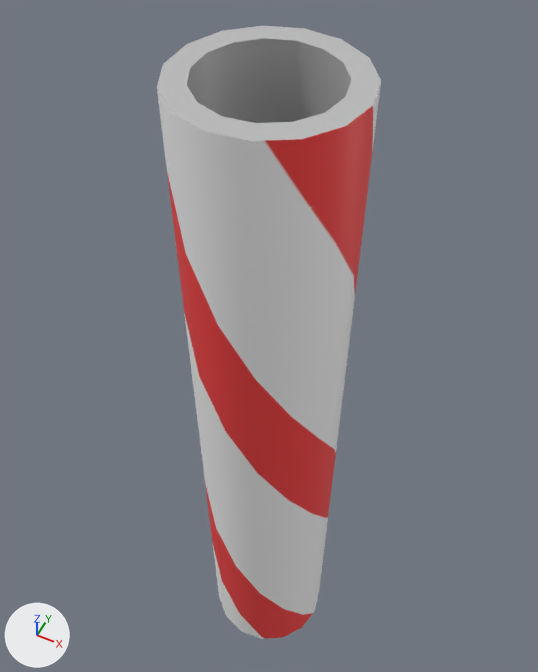
The FBX model Assets/3_Scena 3D/Meshes/Env/Props/SM_Straw.fbx: old version first, new version second.
The view is the same before and after, from a 50 mm lens placed at (0.226, -0.451, 1.179), pointed at (-0.037, 0.074, 0.523). The axes (+X, +Y, +Z) are drawn at lower left. The lights are the same throughout. Where no turn or scale is listed for an object, it has been applied to the vertices.

The first picture shows 'SM_Straw'.
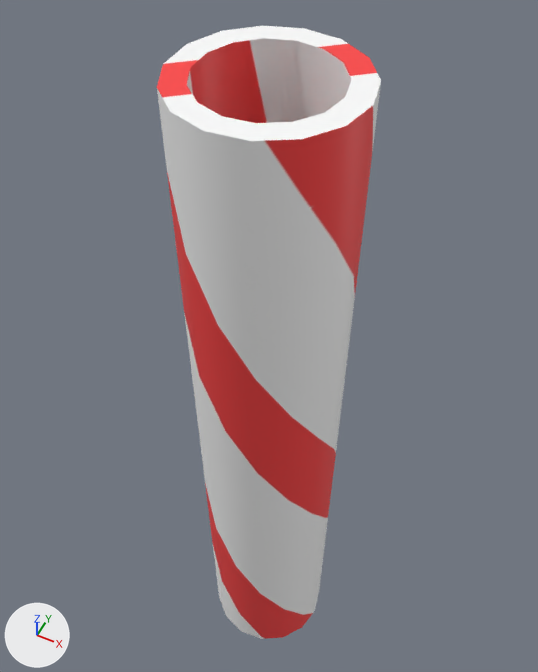
Changed parts and their boxes [x1, y1, x2, y2] in the pictures (538 x 672 px):
part 1 of me_mesh, recoloured: [157, 26, 381, 141] in both

Patch to the scene script:
```diff
--- a/Assets/3_Scena 3D/Meshes/Env/Props/SM_Straw.fbx.py
+++ b/Assets/3_Scena 3D/Meshes/Env/Props/SM_Straw.fbx.py
@@ me_mesh @@
 me_mesh.from_pydata(...)  # 60 vertices, 60 faces; spans x -0.08..0.082, y -0.081..0.081, z 0.0..0.898
 # used by ob_sm_straw; location = (0.0, 0.0, 0.0)
+# me_mesh part 1: all 30 faces that had it switch from mat_m_straw_toon (grey #bcbcbc) to mat_m_straw (picture img_straw_png)
```
